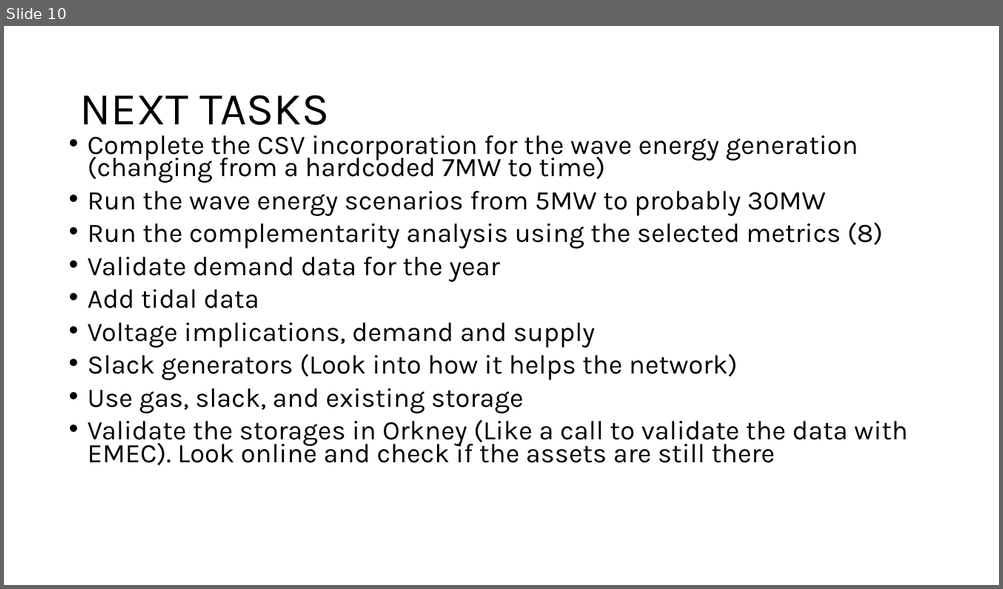
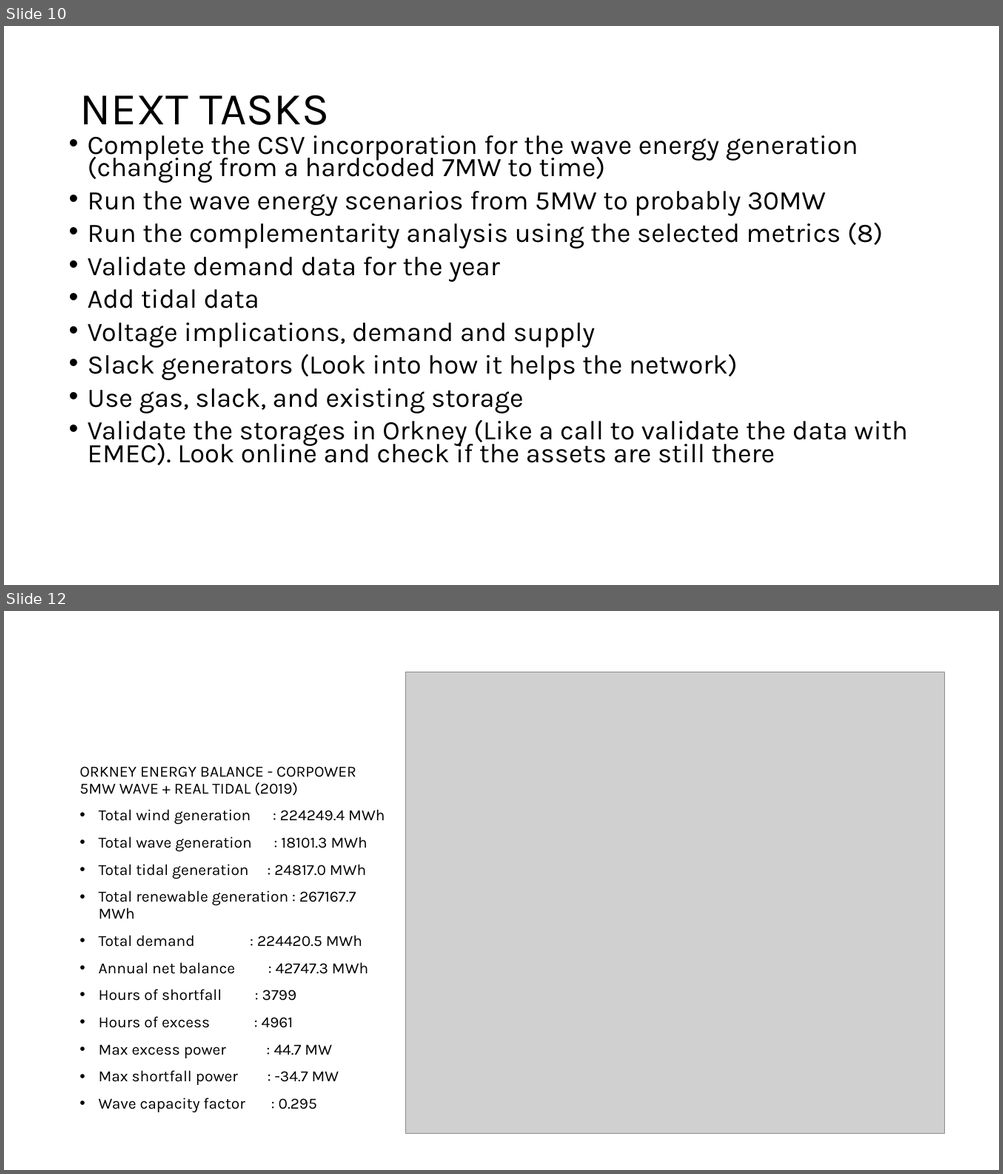
Before and after one commit to KingsleyDissertation/dres, a slide deck: my_data/outputs/Presentation_Dissertation_.pptx. Shown one above the other, each under a label of ours: slide 10 before the commit, slides 10 and 12 after it; the slides between them are not shown. The pictures are 1003x589 and 1003x1174 pixels, drawn with LibreOffice and Linux fonts; fonts in the diff are those of the drawing; grey boxes stand for pictures. Boxes give left, top, right and bottom in pixels: in the first picture for what was removed or moved away, otherwise in the second. Text is boxed around its words. In the diff, an @@ line names an element or a change of style, - is before the commit and + after.

Commit message:
tidal and wave CSV added

```diff
--- a/my_data/outputs/Presentation_Dissertation_.pptx
+++ b/my_data/outputs/Presentation_Dissertation_.pptx
@@ slide 12 added at bbox=[4, 611, 999, 1170], background #FFFFFF @@
@@ picture added at bbox=[405, 672, 944, 1134] @@
@@ text added at bbox=[79, 766, 384, 1113], 15 pt, text #000000 @@
+ORKNEY ENERGY BALANCE - CORPOWER 5MW WAVE + REAL TIDAL (2019)
+• Total wind generation : 224249.4 MWh
+• Total wave generation : 18101.3 MWh
+• Total tidal generation : 24817.0 MWh
+• Total renewable generation : 267167.7 MWh
+• Total demand : 224420.5 MWh
+• Annual net balance : 42747.3 MWh
+• Hours of shortfall : 3799
+• Hours of excess : 4961
+• Max excess power : 44.7 MW
+• Max shortfall power : -34.7 MW
+• Wave capacity factor : 0.295
```
Also in this commit, not shown: 1 other slide added, 13 other files.
